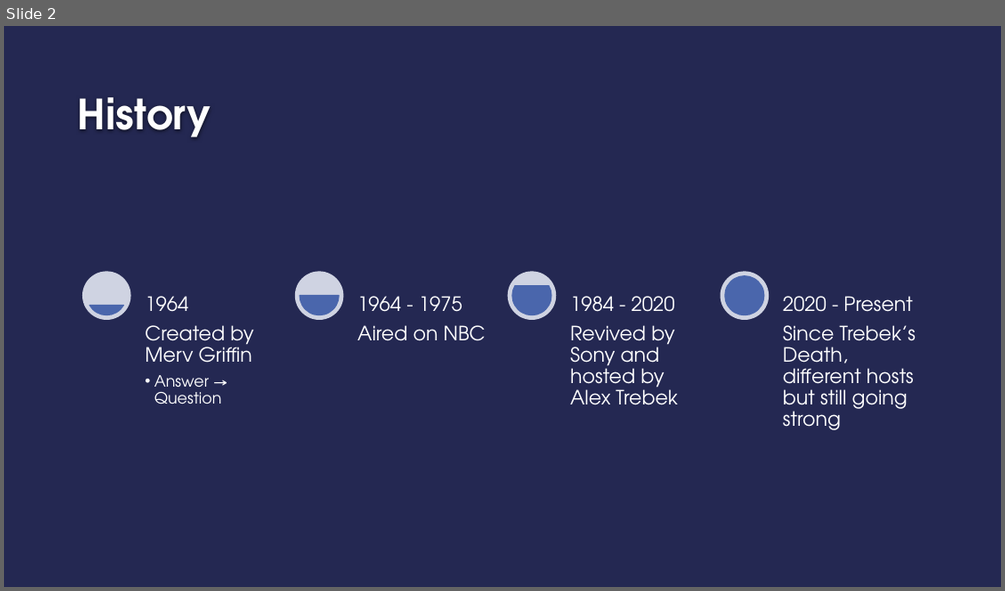
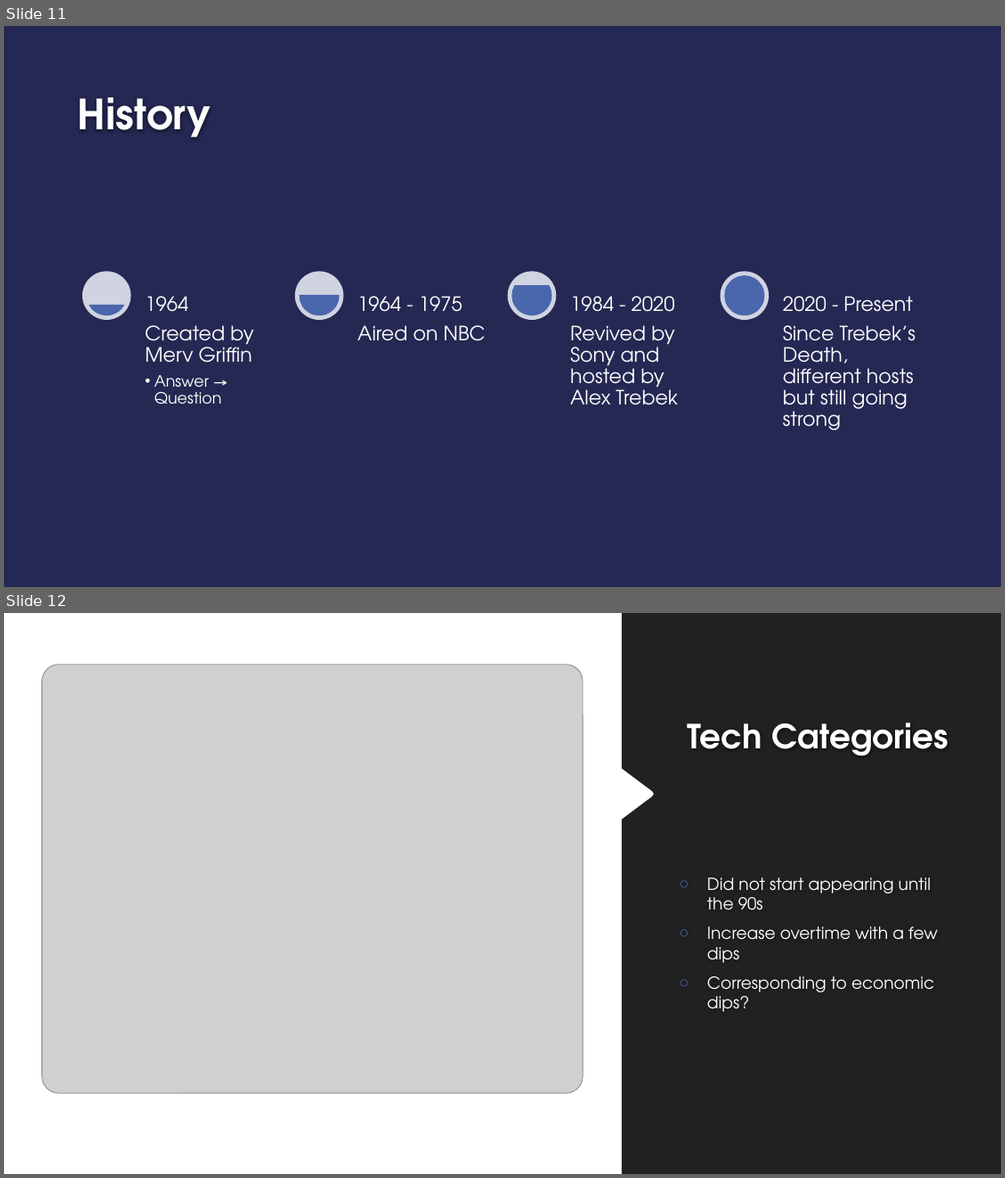
Before and after one commit to geeselouise/jeopardy, a slide deck: Jeopardy_Questions.pptx. Shown one above the other, each under a label of ours: slide 2 before the commit, slides 11 and 12 after it. The pictures are 1005x591 and 1005x1178 pixels, drawn with LibreOffice and Linux fonts; fonts in the diff are those of the drawing; grey boxes stand for pictures; background and template pictures are left out. Boxes give left, top, right and bottom in pixels: in the first picture for what was removed or moved away, otherwise in the second. Text is boxed around its words. In the diff, an @@ line names an element or a change of style, - is before the commit and + after.

```diff
--- a/Jeopardy_Questions.pptx
+++ b/Jeopardy_Questions.pptx
@@ slide 12 added at [4, 613, 1001, 1174], background #FFFFFF @@
@@ freeform shape added at [622, 613, 1001, 1174], fill #212121 @@
@@ picture added at [42, 665, 582, 1093] @@
@@ title added at [687, 722, 947, 755], 32 pt, text #FFFFFF, bold @@
+Tech Categories
@@ text added at [707, 877, 938, 1012], 16 pt, text #FFFFFF @@
+○ Did not start appearing until the 90s
+○ Increase overtime with a few dips
+○ Corresponding to economic dips?
@@ what was slide 2 is now slide 11 @@
```
Also in this commit, not shown: 2 slides changed, 8 other slides added, 1 slide removed, 3 other files.
